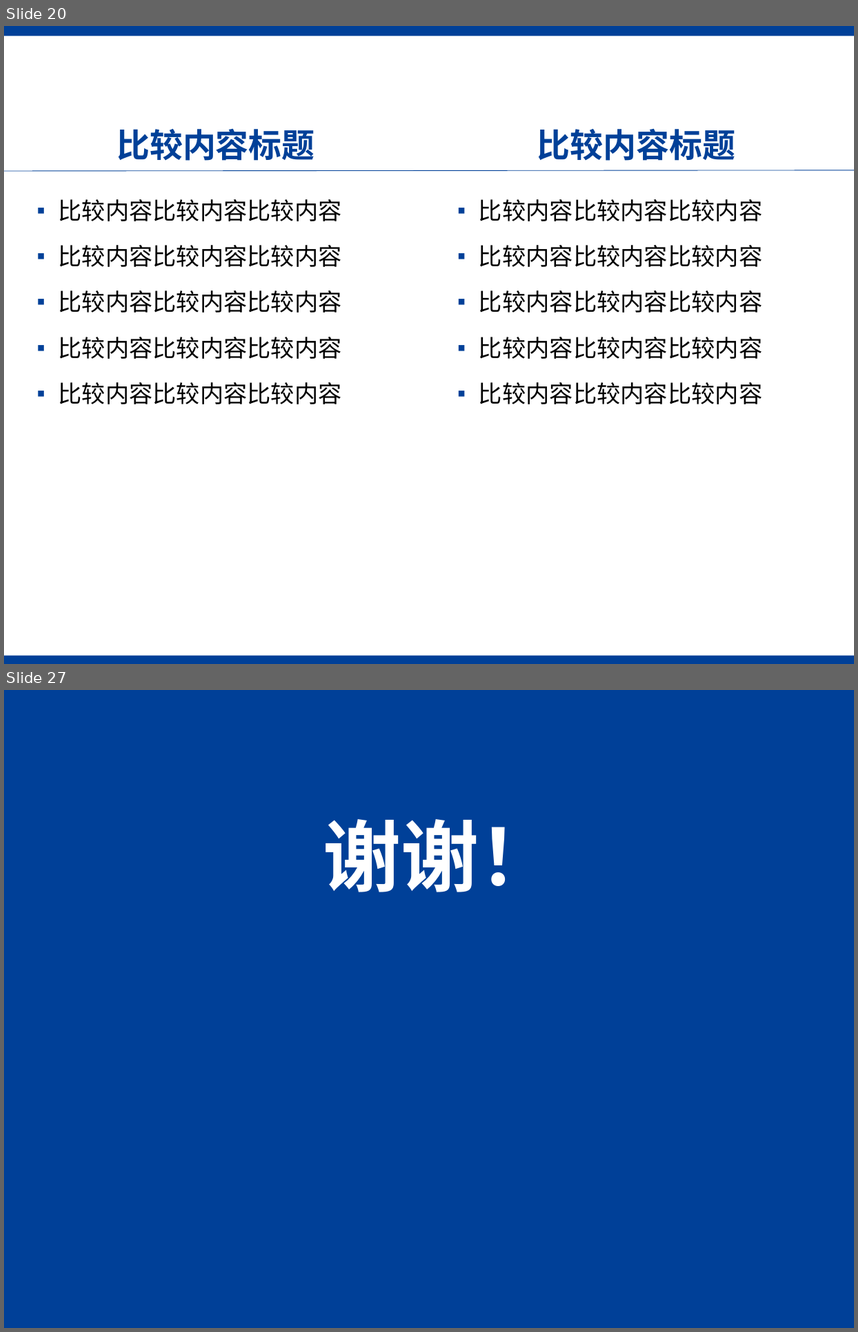
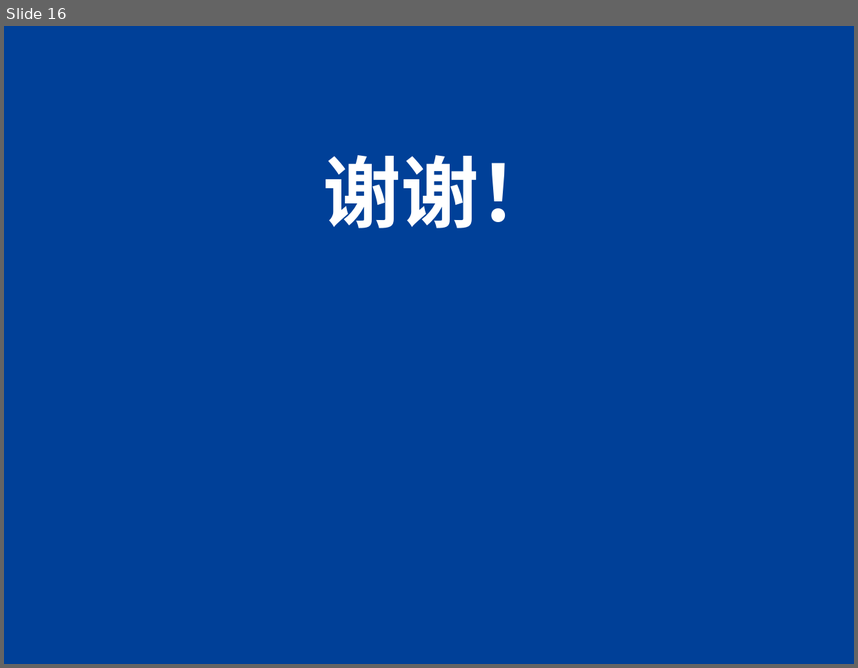
Before and after one commit to gyfastas/EE397, a slide deck: PPT/中期检测报告.pptx. Shown one above the other, each under a label of ours: slides 20 and 27 before the commit, slide 16 after it; the slides between them are not shown. The pictures are 858x1332 and 858x668 pixels, drawn with LibreOffice and Linux fonts; fonts in the diff are those of the drawing; background and template pictures are left out. Boxes give left, top, right and bottom in pixels: in the first picture for what was removed or moved away, otherwise in the second. Text is boxed around its words. In the diff, an @@ line names an element or a change of style, - is before the commit and + after.

```diff
--- a/PPT/中期检测报告.pptx
+++ b/PPT/中期检测报告.pptx
@@ slide 20 removed at box(4, 26, 854, 664), background #FFFFFF @@
@@ rectangle removed at box(4, 26, 854, 36) @@
@@ text removed at box(771, 55, 824, 81) @@
-Page .
@@ page number removed at box(813, 55, 854, 81) @@
-20
@@ title removed at box(116, 128, 314, 161) @@
-比较内容标题
@@ text removed at box(537, 128, 735, 161) @@
-比较内容标题
@@ line removed from (4, 170) to (854, 170) @@
@@ text removed at box(58, 199, 341, 404) @@
-▪ 比较内容比较内容比较内容
-▪ 比较内容比较内容比较内容
-▪ 比较内容比较内容比较内容
-▪ 比较内容比较内容比较内容
-▪ 比较内容比较内容比较内容
@@ text removed at box(479, 199, 762, 404) @@
-▪ 比较内容比较内容比较内容
-▪ 比较内容比较内容比较内容
-▪ 比较内容比较内容比较内容
-▪ 比较内容比较内容比较内容
-▪ 比较内容比较内容比较内容
@@ rectangle removed at box(4, 655, 854, 664) @@
@@ what was slide 27 is now slide 16 @@
```
Also in this commit, not shown: 4 slides changed, 11 slides added, 21 other slides removed, 3 other files.
